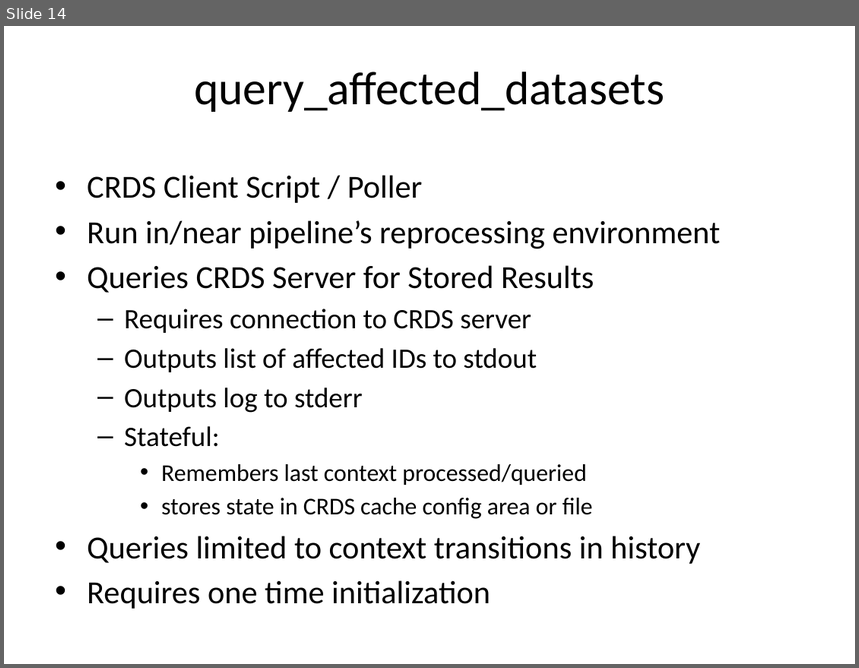
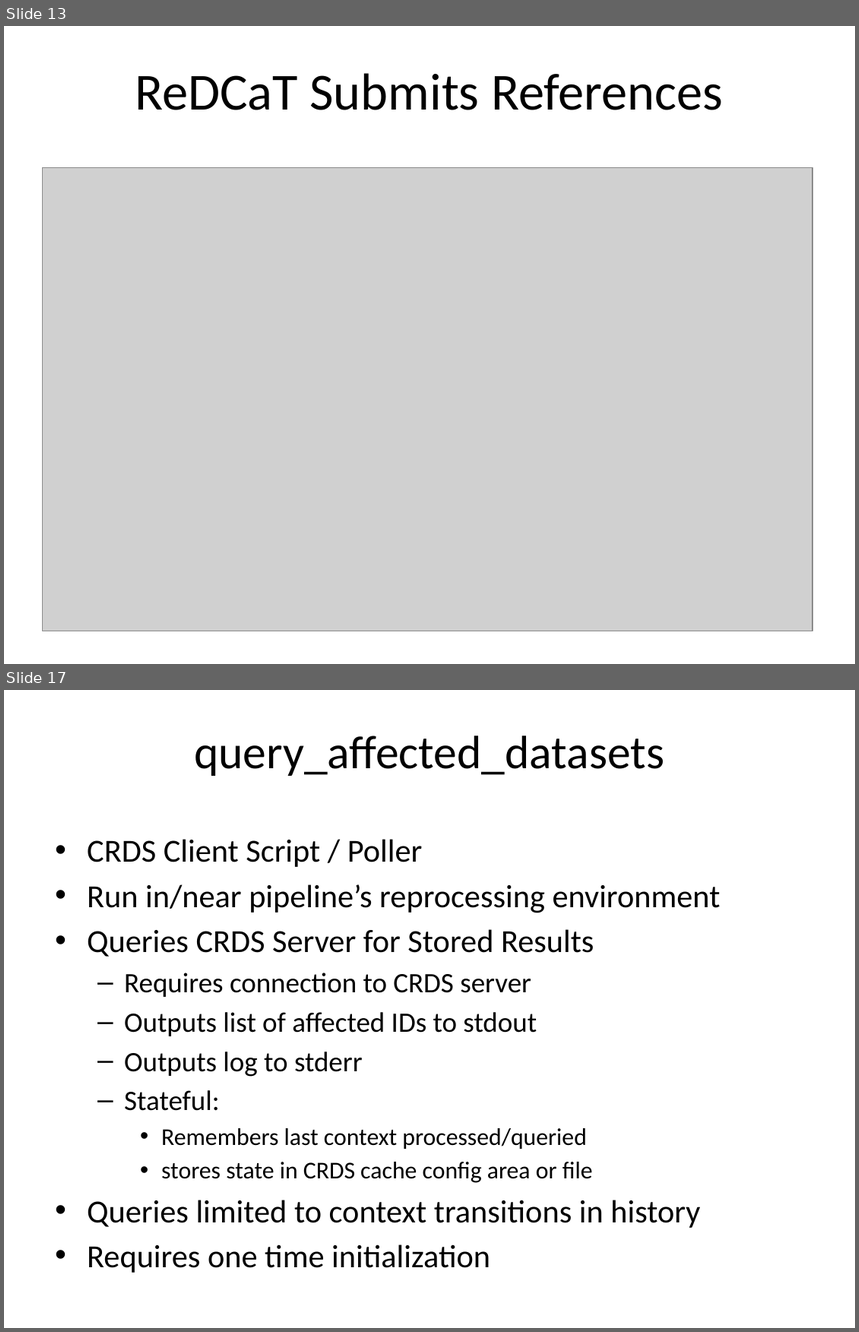
Before and after one commit to spacetelescope/crds, a slide deck: docs/Affected_Datasets_Demo.pptx. Shown one above the other, each under a label of ours: slide 14 before the commit, slides 13 and 17 after it; the slides between them are not shown. The pictures are 859x668 and 859x1332 pixels, drawn with LibreOffice and Linux fonts; fonts in the diff are those of the drawing; grey boxes stand for pictures. Boxes give left, top, right and bottom in pixels: in the first picture for what was removed or moved away, otherwise in the second. Text is boxed around its words. In the diff, an @@ line names an element or a change of style, - is before the commit and + after.

```diff
--- a/docs/Affected_Datasets_Demo.pptx
+++ b/docs/Affected_Datasets_Demo.pptx
@@ slide 13 added at [4, 26, 855, 664], background #FFFFFF @@
@@ title added at [135, 73, 723, 110], 44 pt, text #000000 @@
+ReDCaT Submits References
@@ picture added at [42, 167, 813, 631] @@
@@ what was slide 14 is now slide 17 @@
```
Also in this commit, not shown: 3 other slides added, 2 slides removed.
